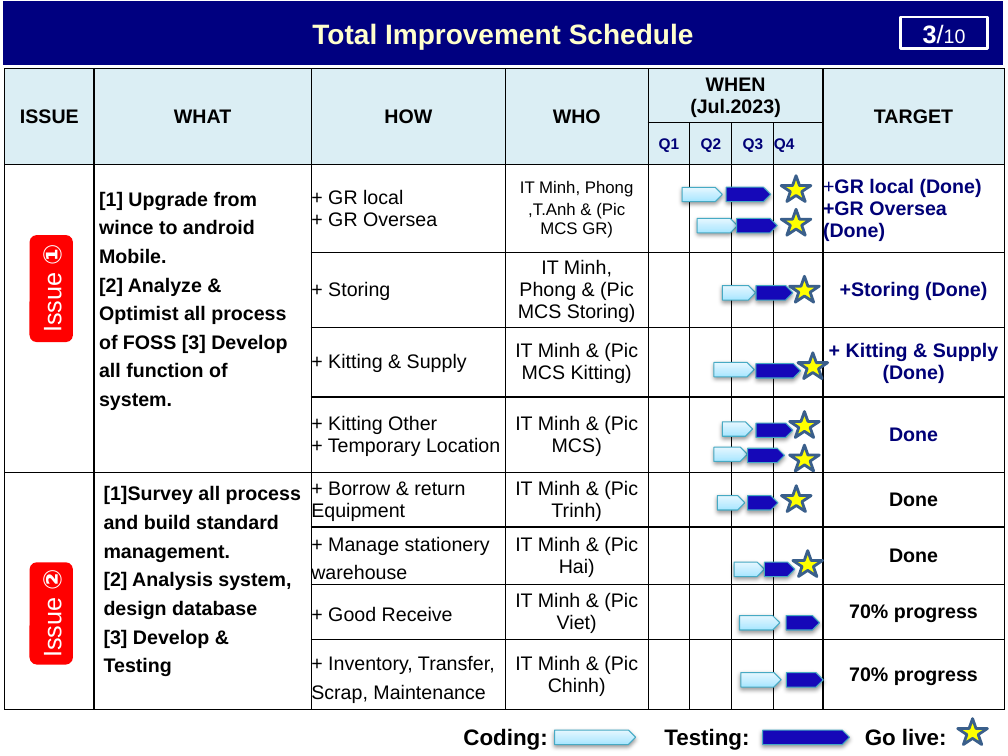
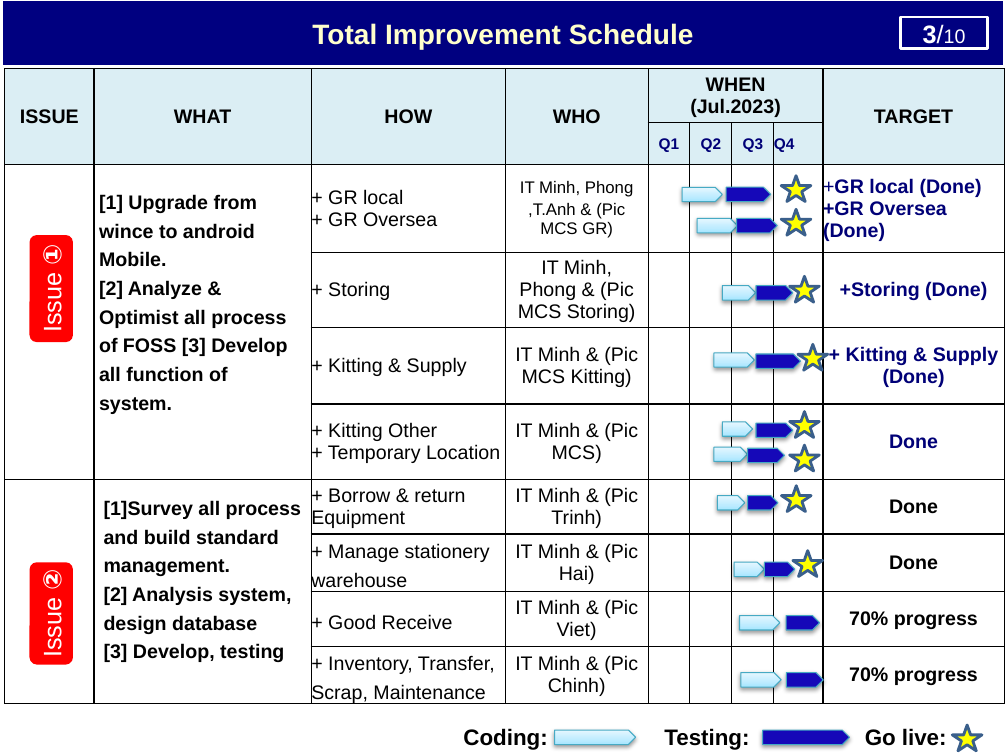
Before and after one commit to thietbicongnghevietnam/ReportPSNV, a slide deck: slide 4 of Report_test.pptx. Drawn at 1008x756 pixels with LibreOffice and Linux fonts; fonts in the diff are those of the drawing. Boxes give left, top, right and bottom in pixels: in the first picture for what was removed or moved away, otherwise in the second. Text is boxed around its words. In the diff, an @@ line names an element or a change of style, - is before the commit and + after.

```diff
--- a/Report_test.pptx
+++ b/Report_test.pptx
@@ table at (x1=5, y1=69, x2=1007, y2=718) @@
-row 7, column 2: [1]Survey all process and build standard management. / [2] Analysis system, design database / [3] Develop & Testing
+row 7, column 2: [1]Survey all process and build standard management. / [2] Analysis system, design database / [3] Develop, testing
@@ 2 pentagon arrows, 1 star moved together from (x1=714, y1=353, x2=829, y2=379) to (x1=714, y1=345, x2=829, y2=371) @@
@@ star moved from (x1=958, y1=719, x2=988, y2=745) to (x1=953, y1=725, x2=983, y2=751) @@
```
Also in this commit, not shown: 3 other slides changed, 1 slide added.
